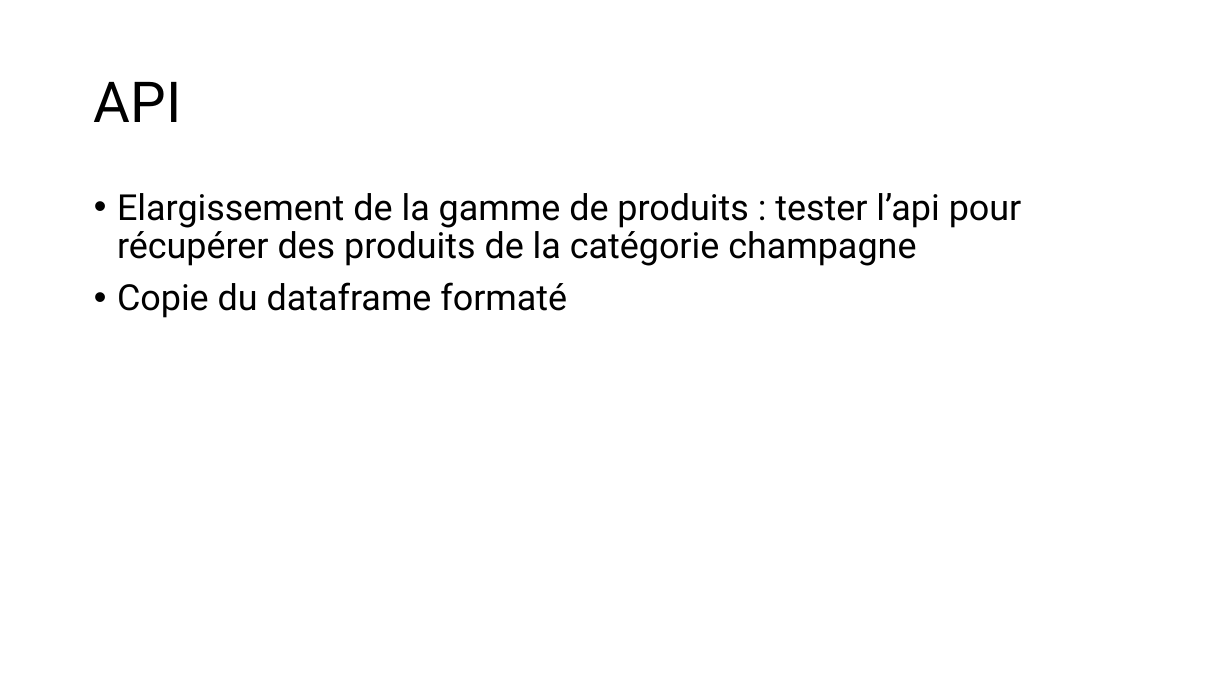
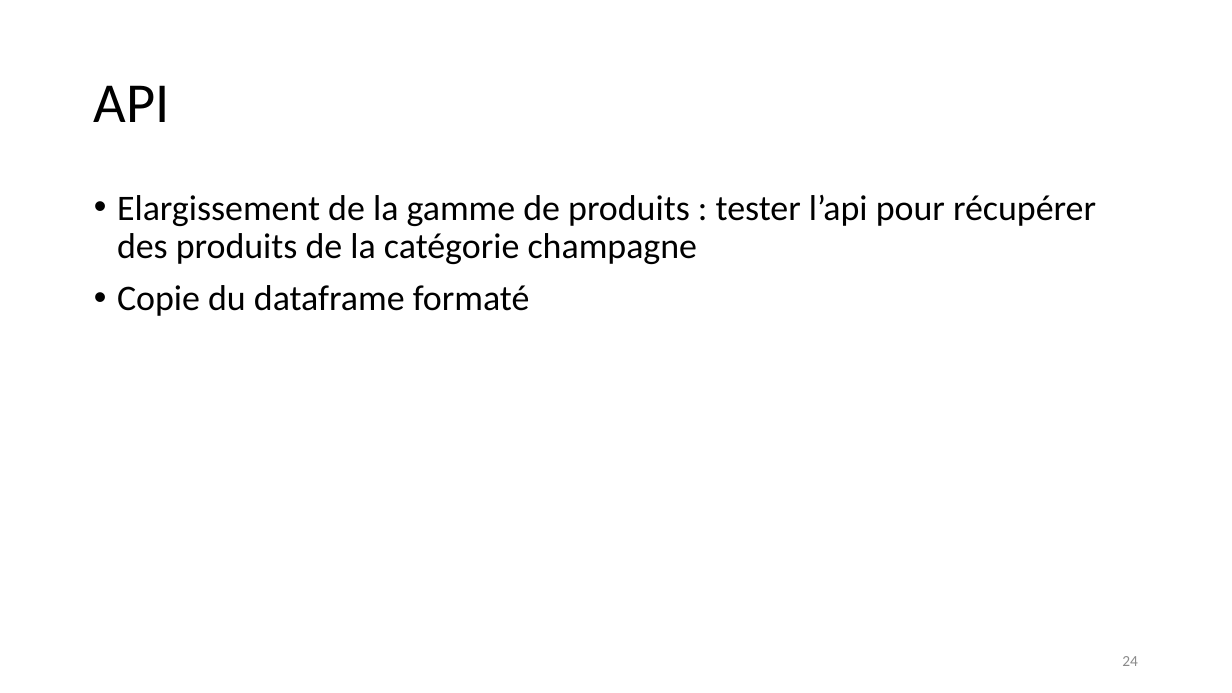
Before and after one commit to Hedredo/oc_projet_6, a slide deck: slide 24 of 5_presentation_072024.pptx (slide 21 before the commit). Drawn at 1232x693 pixels with LibreOffice and Linux fonts; fonts in the diff are those of the drawing. Boxes give left, top, right and bottom in pixels: in the first picture for what was removed or moved away, otherwise in the second. Text is boxed around its words. In the diff, an @@ line names an element or a change of style, - is before the commit and + after.

```diff
--- a/5_presentation_072024.pptx
+++ b/5_presentation_072024.pptx
@@ title "API" at [94, 85, 170, 122]: font Roboto to Calibri @@
@@ text "Elargissement de la gamme de ..." at [117, 195, 1096, 316]: font Roboto to Calibri @@
@@ page number added at [1122, 656, 1138, 666], 12 pt, text #8C8C8C @@
+24
```
Also in this commit, not shown: 18 other slides changed, 6 slides added, 2 slides removed, 9 other files.
